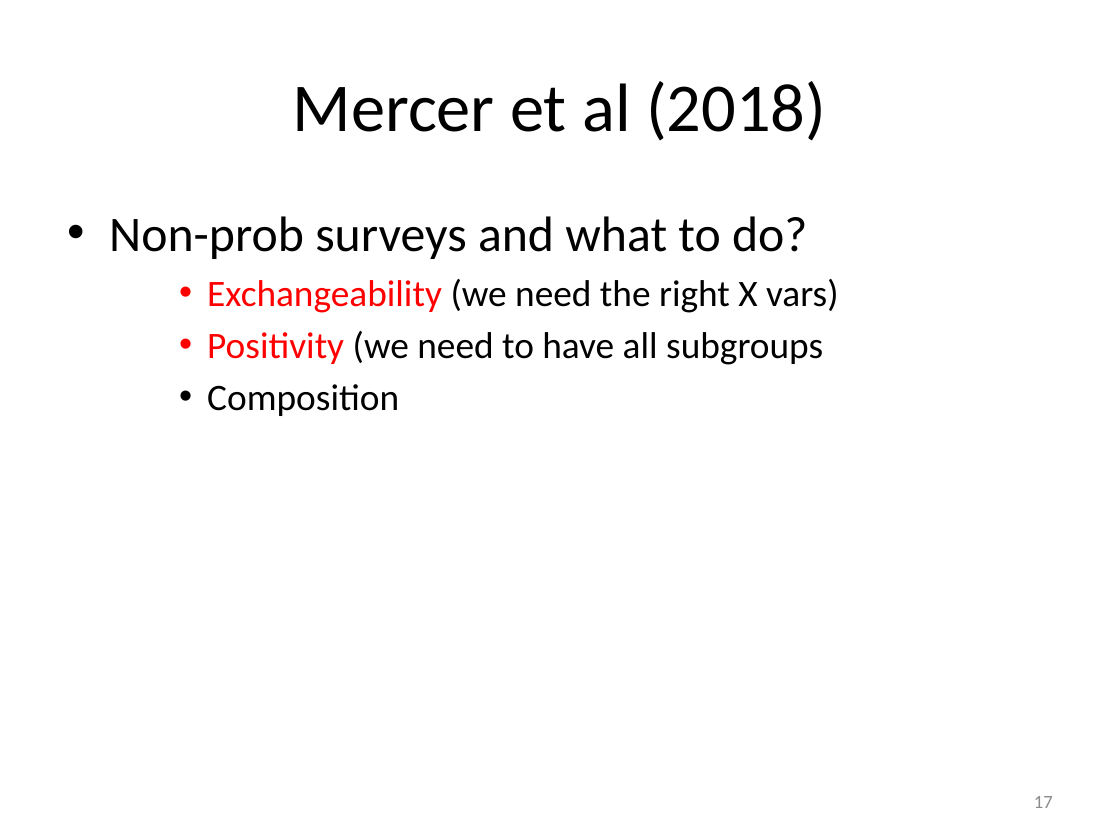
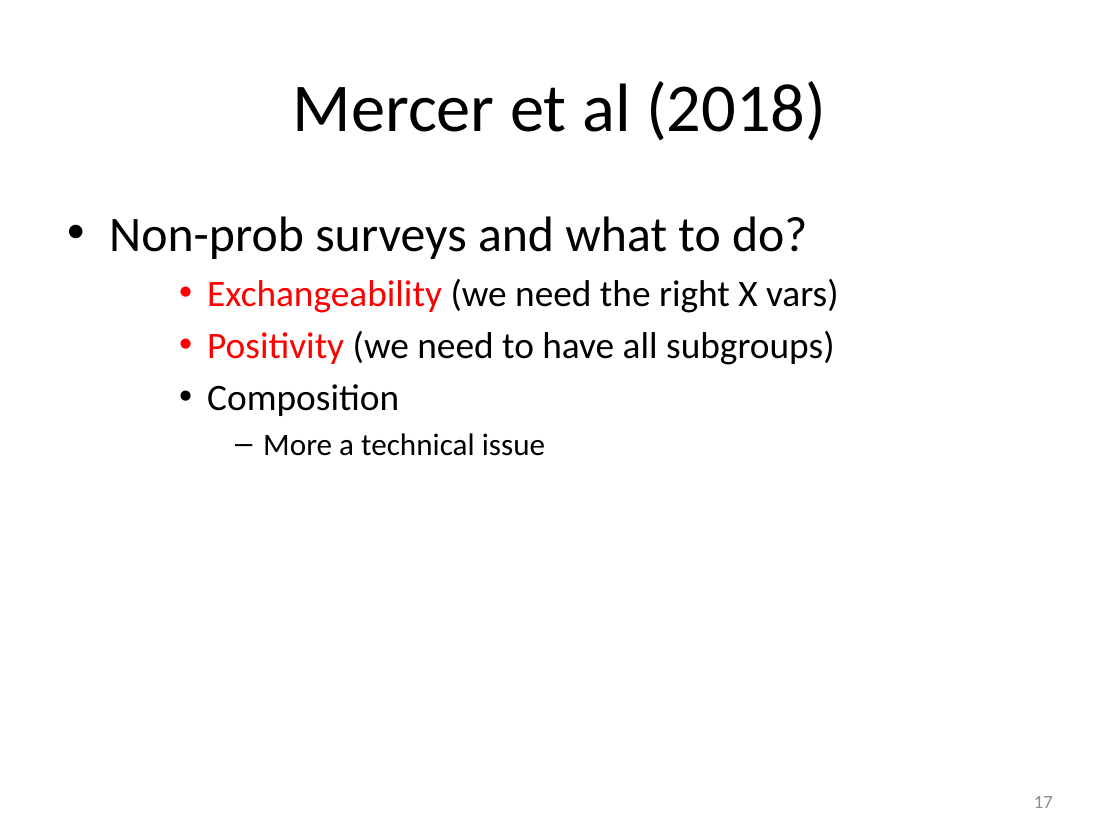
Before and after one commit to peterlugtig/peterlugtig.github.io, a slide deck: slide 17 of static/files/SDA/week13/lecture_week_13.pptx. Drawn at 1120x840 pixels with LibreOffice and Linux fonts; fonts in the diff are those of the drawing. Boxes give left, top, right and bottom in pixels: in the first picture for what was removed or moved away, otherwise in the second. Text is boxed around its words. In the diff, an @@ line names an element or a change of style, - is before the commit and + after.

```diff
--- a/static/files/SDA/week13/lecture_week_13.pptx
+++ b/static/files/SDA/week13/lecture_week_13.pptx
@@ text at <box>207,331,834,365</box>: text changed @@
-    • Positivity (we need to have all subgroups
+    • Positivity (we need to have all subgroups)
@@ text at <box>263,433,545,456</box>: paragraph added @@
+      – More a technical issue
```
Also in this commit, not shown: 22 other slides changed, 1 slide added, 3 other files.
